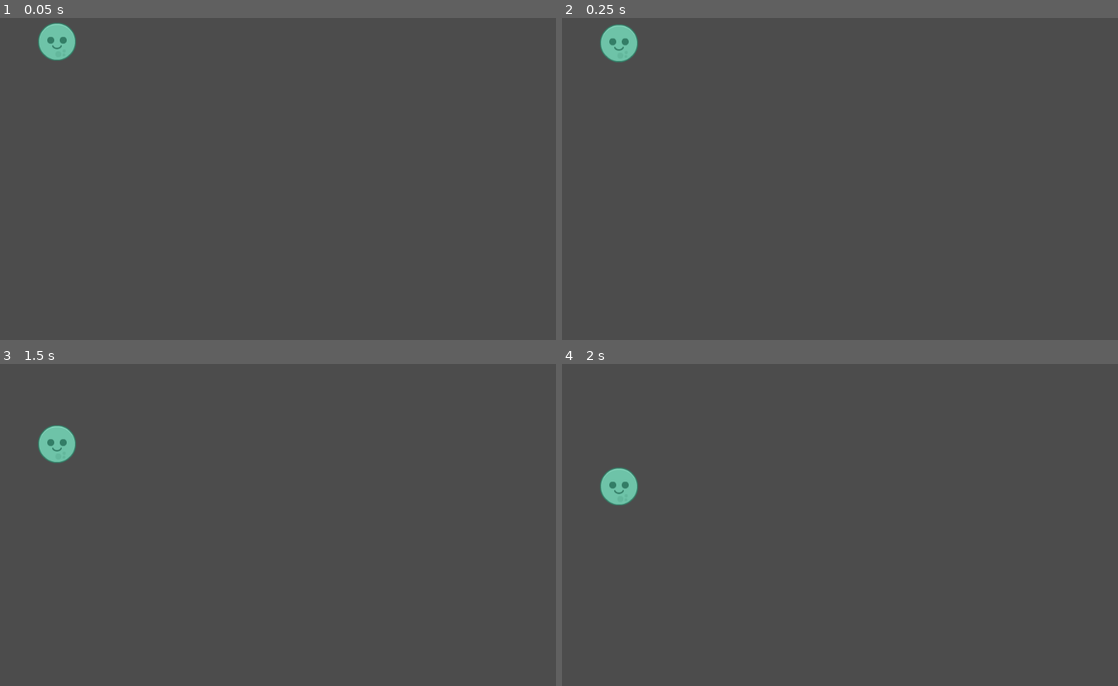
Above: before the commit, frames 1-4 (two rows, left to right).
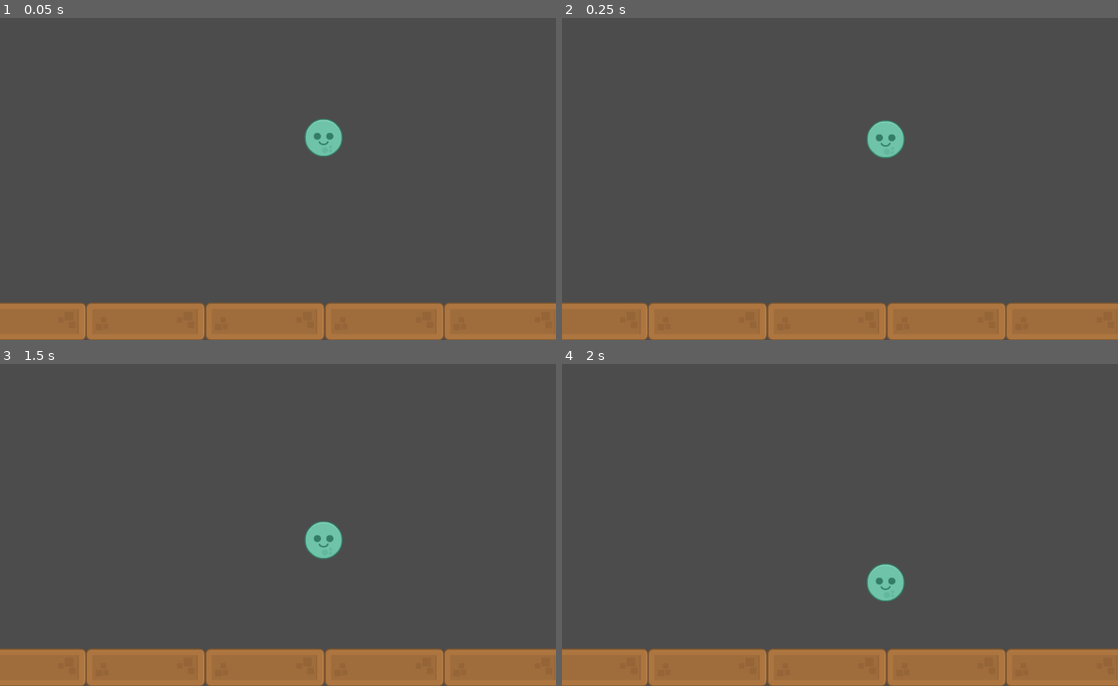
Above: after the commit, the same moments.

Repository: dickinsona19/AngrySomething
Game: Godot game, scene res://Project/mainWorld.tscn
Same seed, same stepped clock (60 frames per second), same inputs: the game is played once before the commit and once after it.
Inputs:
- Up to frame 1 (0.05 s): no input
- Up to frame 2 (0.25 s): no input
- Up to frame 3 (1.5 s): no input
- Up to frame 4 (2 s): no input

The runs differ from the first frame. In frame 1, 13% of the frame differs, in the area x 0-100%, y 1-100%; in frame 2, 13%; in frame 3, 13%; in frame 4, 13%.

Commit message:
Has floor that ball can land on

Diff:
--- a/Project/Player.tscn
+++ b/Project/Player.tscn
@@ -7,9 +7,8 @@
 
 [node name="Player" type="RigidBody2D"]
 
+[node name="CollisionShape2D" type="CollisionShape2D" parent="."]
+shape = SubResource( 1 )
+
 [node name="AlienGreenRound" type="Sprite" parent="."]
 texture = ExtResource( 1 )
-
-[node name="CollisionShape2D" type="CollisionShape2D" parent="."]
-shape = SubResource( 1 )
-one_way_collision = true
--- /dev/null
+++ b/Project/floor.tscn
@@ -0,0 +1,16 @@
+[gd_scene load_steps=3 format=2]
+
+[ext_resource path="res://Project/elementWood019.png" type="Texture" id=1]
+
+[sub_resource type="RectangleShape2D" id=1]
+extents = Vector2( 109.5, 35 )
+
+[node name="floor" type="StaticBody2D"]
+
+[node name="ElementWood019" type="Sprite" parent="."]
+rotation = 1.5708
+texture = ExtResource( 1 )
+
+[node name="CollisionShape2D" type="CollisionShape2D" parent="."]
+position = Vector2( 0.5, 0 )
+shape = SubResource( 1 )
--- a/Project/mainWorld.tscn
+++ b/Project/mainWorld.tscn
@@ -1,8 +1,27 @@
-[gd_scene load_steps=2 format=2]
+[gd_scene load_steps=3 format=2]
 
 [ext_resource path="res://Project/Player.tscn" type="PackedScene" id=1]
+[ext_resource path="res://Project/floor.tscn" type="PackedScene" id=2]
 
 [node name="mainWorld" type="Node2D"]
 
 [node name="Player" parent="." instance=ExtResource( 1 )]
-position = Vector2( 105, 50 )
+position = Vector2( 596, 227 )
+
+[node name="Floors" type="Node2D" parent="."]
+position = Vector2( -59, 0 )
+
+[node name="floor" parent="Floors" instance=ExtResource( 2 )]
+position = Vector2( 108, 566 )
+
+[node name="floor2" parent="Floors" instance=ExtResource( 2 )]
+position = Vector2( 327, 566 )
+
+[node name="floor3" parent="Floors" instance=ExtResource( 2 )]
+position = Vector2( 547, 566 )
+
+[node name="floor4" parent="Floors" instance=ExtResource( 2 )]
+position = Vector2( 767, 566 )
+
+[node name="floor5" parent="Floors" instance=ExtResource( 2 )]
+position = Vector2( 986, 566 )
Binary file added: Project/elementWood019.png
Not shown, added: Project/elementWood019.png.import
